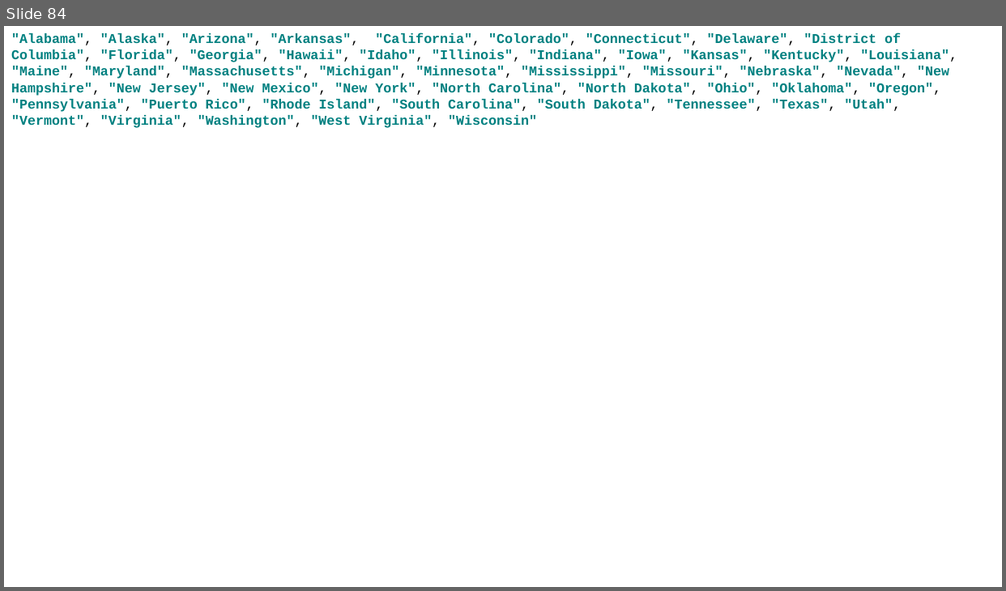
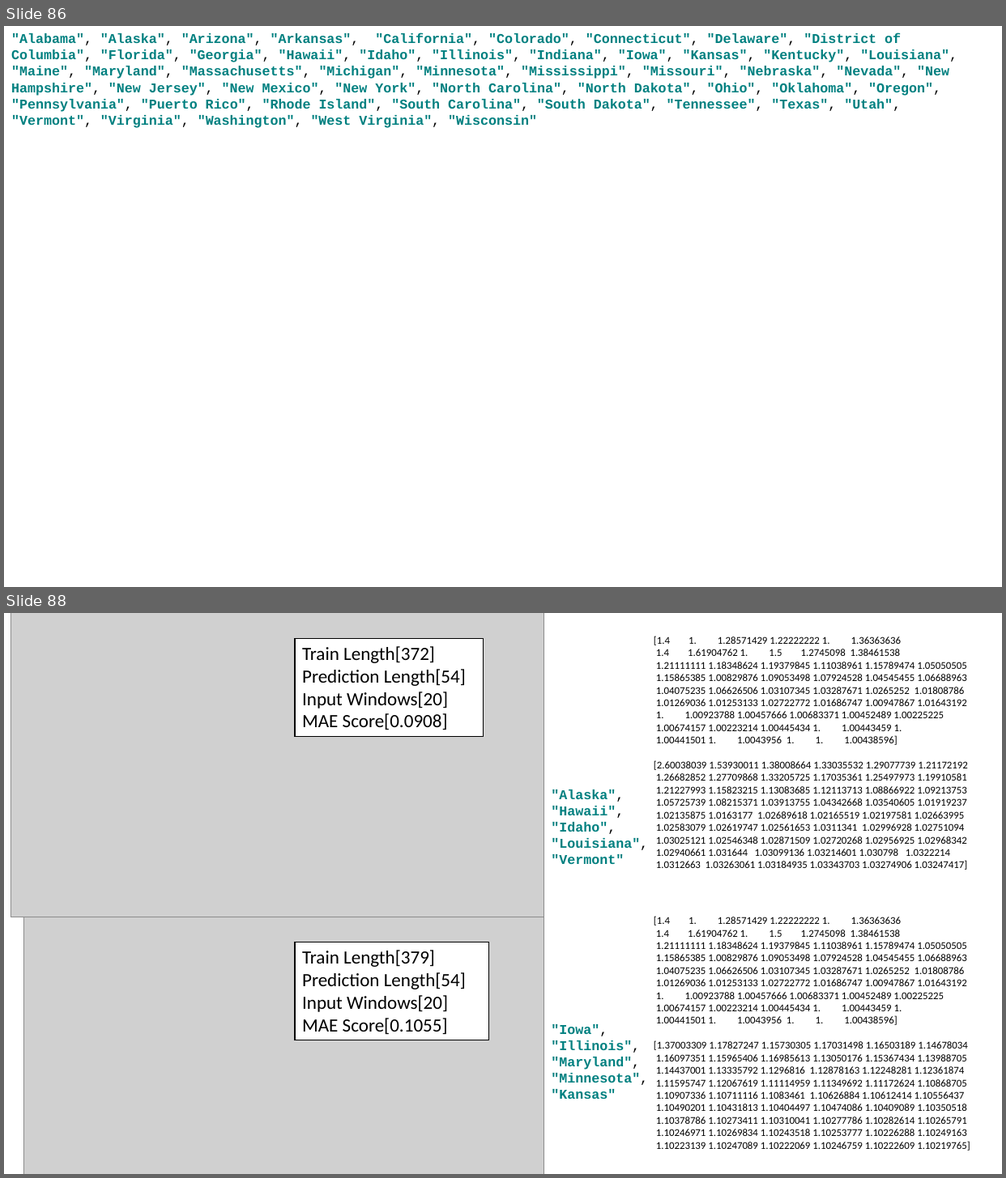
Before and after one commit to pcyoung75/GlobalForecasting, a slide deck: doc/Paper Images.pptx. Shown one above the other, each under a label of ours: slide 84 before the commit, slides 86 and 88 after it; the slides between them are not shown. The pictures are 1006x591 and 1006x1178 pixels, drawn with LibreOffice and Linux fonts; fonts in the diff are those of the drawing; grey boxes stand for pictures. Boxes give left, top, right and bottom in pixels: in the first picture for what was removed or moved away, otherwise in the second. Text is boxed around its words. In the diff, an @@ line names an element or a change of style, - is before the commit and + after.

```diff
--- a/doc/Paper Images.pptx
+++ b/doc/Paper Images.pptx
@@ slide 88 added at [4, 613, 1002, 1174], background #FFFFFF @@
@@ picture added at [10, 613, 543, 917] @@
@@ text added at [654, 636, 968, 870], 10 pt, text #000000 @@
+[1.4 1. 1.28571429 1.22222222 1. 1.36363636
+1.4 1.61904762 1. 1.5 1.2745098 1.38461538
+1.21111111 1.18348624 1.19379845 1.11038961 1.15789474 1.05050505
+1.15865385 1.00829876 1.09053498 1.07924528 1.04545455 1.06688963
+1.04075235 1.06626506 1.03107345 1.03287671 1.0265252 1.01808786
+1.01269036 1.01253133 1.02722772 1.01686747 1.00947867 1.01643192
+1. 1.00923788 1.00457666 1.00683371 1.00452489 1.00225225
+1.00674157 1.00223214 1.00445434 1. 1.00443459 1.
+1.00441501 1. 1.0043956 1. 1. 1.00438596]
+[2.60038039 1.53930011 1.38008664 1.33035532 1.29077739 1.21172192
+1.26682852 1.27709868 1.33205725 1.17035361 1.25497973 1.19910581
+1.21227993 1.15823215 1.13083685 1.12113713 1.08866922 1.09213753
+1.05725739 1.08215371 1.03913755 1.04342668 1.03540605 1.01919237
+1.02135875 1.0163177 1.02689618 1.02165519 1.02197581 1.02663995
+1.02583079 1.02619747 1.02561653 1.0311341 1.02996928 1.02751094
+1.03025121 1.02546348 1.02871509 1.02720268 1.02956925 1.02968342
+1.02940661 1.031644 1.03099136 1.03214601 1.030798 1.0322214
+1.0312663 1.03263061 1.03184935 1.03343703 1.03274906 1.03247417]
@@ rectangle added at [296, 638, 484, 736], fill #FFFFFF, outline #000000 1 pt, 18 pt, text #000000 @@
+Train Length[372] Prediction Length[54] Input Windows[20] MAE Score[0.0908]
@@ text added at [551, 790, 648, 864], 13 pt, text #008080, bold @@
+"Alaska", "Hawaii", "Idaho", "Louisiana", "Vermont"
@@ picture added at [23, 871, 543, 1174] @@
@@ text added at [654, 916, 970, 1151], 10 pt, text #000000 @@
+[1.4 1. 1.28571429 1.22222222 1. 1.36363636
+1.4 1.61904762 1. 1.5 1.2745098 1.38461538
+1.21111111 1.18348624 1.19379845 1.11038961 1.15789474 1.05050505
+1.15865385 1.00829876 1.09053498 1.07924528 1.04545455 1.06688963
+1.04075235 1.06626506 1.03107345 1.03287671 1.0265252 1.01808786
+1.01269036 1.01253133 1.02722772 1.01686747 1.00947867 1.01643192
+1. 1.00923788 1.00457666 1.00683371 1.00452489 1.00225225
+1.00674157 1.00223214 1.00445434 1. 1.00443459 1.
+1.00441501 1. 1.0043956 1. 1. 1.00438596]
+[1.37003309 1.17827247 1.15730305 1.17031498 1.16503189 1.14678034
+1.16097351 1.15965406 1.16985613 1.13050176 1.15367434 1.13988705
+1.14437001 1.13335792 1.1296816 1.12878163 1.12248281 1.12361874
+1.11595747 1.12067619 1.11114959 1.11349692 1.11172624 1.10868705
+1.10907336 1.10711116 1.1083461 1.10626884 1.10612414 1.10556437
+1.10490201 1.10431813 1.10404497 1.10474086 1.10409089 1.10350518
+1.10378786 1.10273411 1.10310041 1.10277786 1.10282614 1.10265791
+1.10246971 1.10269834 1.10243518 1.10253777 1.10226288 1.10249163
+1.10223139 1.10247089 1.10222069 1.10246759 1.10222609 1.10219765]
@@ rectangle added at [296, 943, 489, 1041], fill #FFFFFF, outline #000000 1 pt, 18 pt, text #000000 @@
+Train Length[379] Prediction Length[54] Input Windows[20] MAE Score[0.1055]
@@ rectangle added at [543, 1017, 672, 1106], fill #FFFFFF, 13 pt, text #008080, bold @@
+"Iowa", "Illinois", "Maryland", "Minnesota", "Kansas"
@@ what was slide 84 is now slide 86 @@
```
Also in this commit, not shown: 5 slides changed, 8 other slides added, 5 other files.
